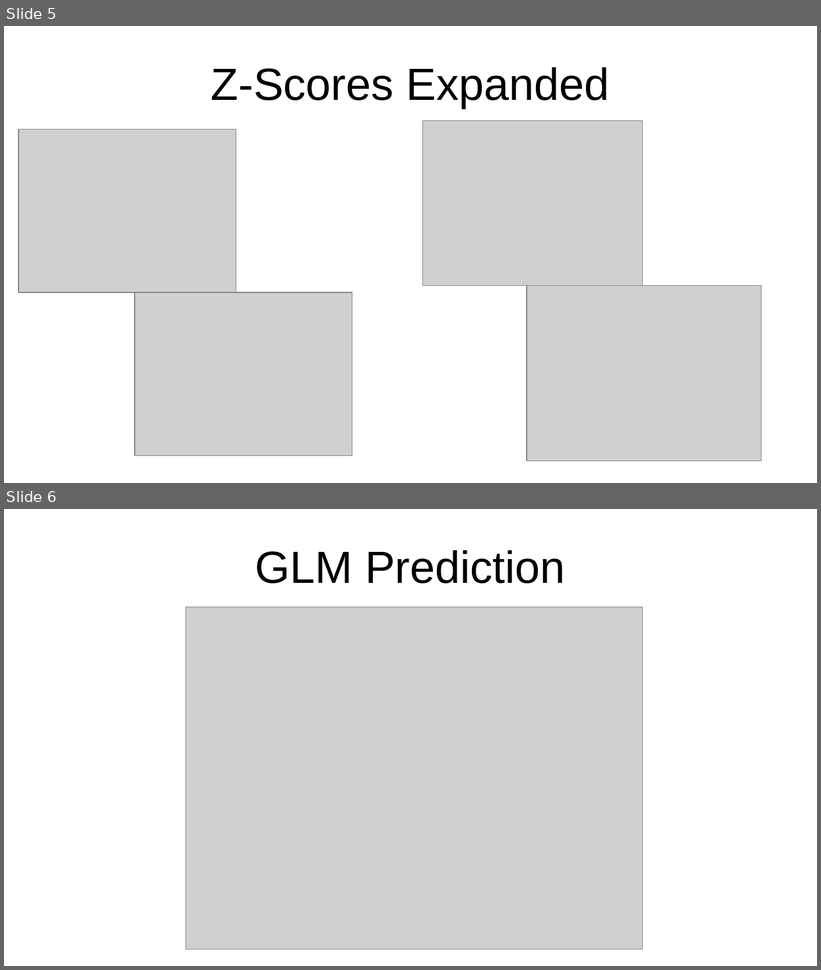
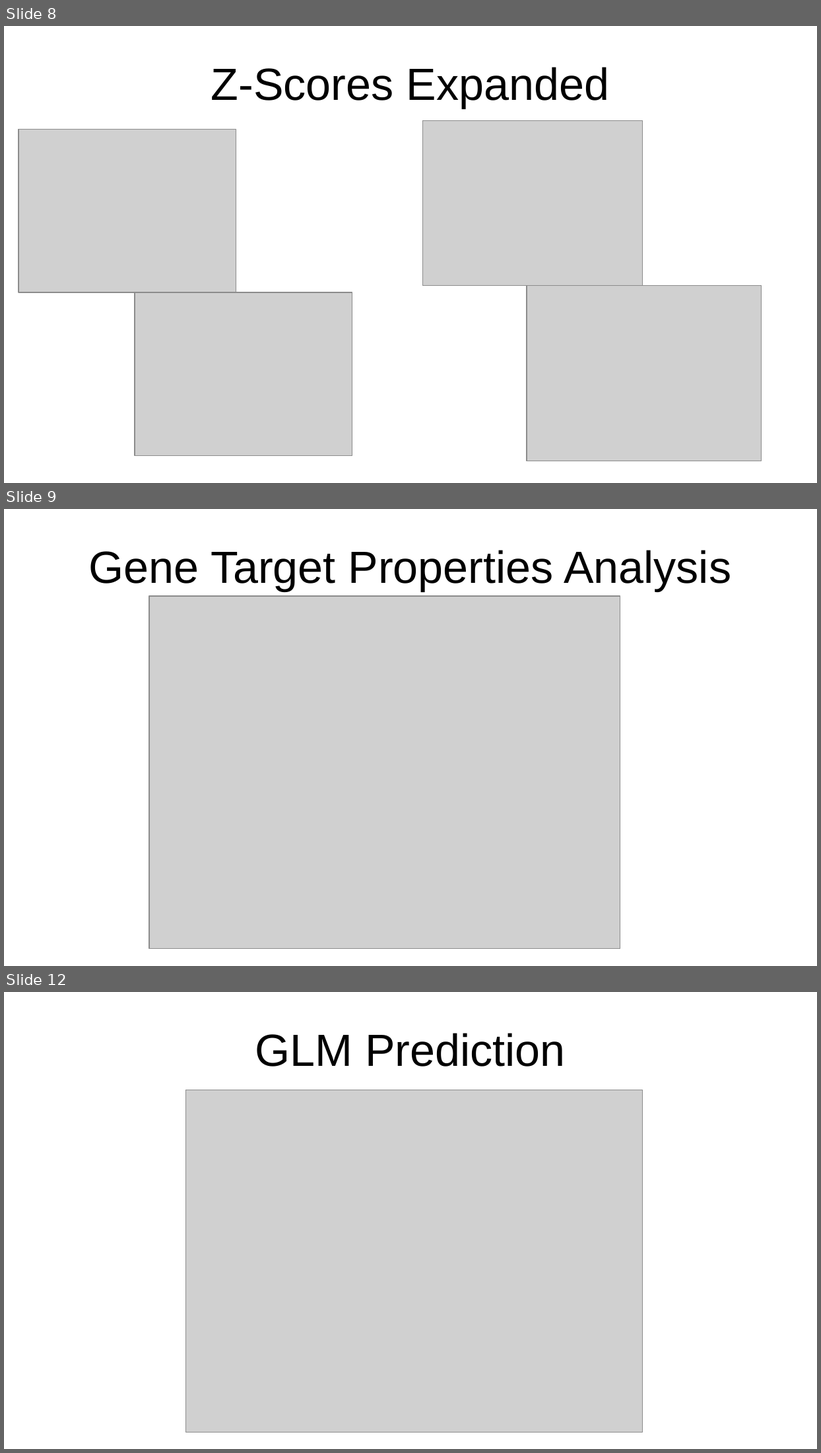
Before and after one commit to CDR-Clueless/GDSC-DrugBank-Search, a slide deck: General GDSC presentation.odp. Shown one above the other, each under a label of ours: slides 5 and 6 before the commit, slides 8, 9 and 12 after it; the slides between them are not shown. The pictures are 821x970 and 821x1453 pixels, drawn with LibreOffice and Linux fonts; fonts in the diff are those of the drawing; grey boxes stand for pictures. Boxes give left, top, right and bottom in pixels: in the first picture for what was removed or moved away, otherwise in the second. Text is boxed around its words. In the diff, an @@ line names an element or a change of style, - is before the commit and + after.

```diff
--- a/General GDSC presentation.odp
+++ b/General GDSC presentation.odp
@@ slide 9 added at [4, 509, 817, 966], background #FFFFFF @@
@@ title added at [88, 550, 731, 591], 44 pt, text #000000 @@
+Gene Target Properties Analysis
@@ picture added at [149, 596, 620, 949] @@
@@ what was slide 5 is now slide 8 @@
@@ what was slide 6 is now slide 12 @@
```
Also in this commit, not shown: 2 slides changed, 3 other slides added, 1 slide removed.
